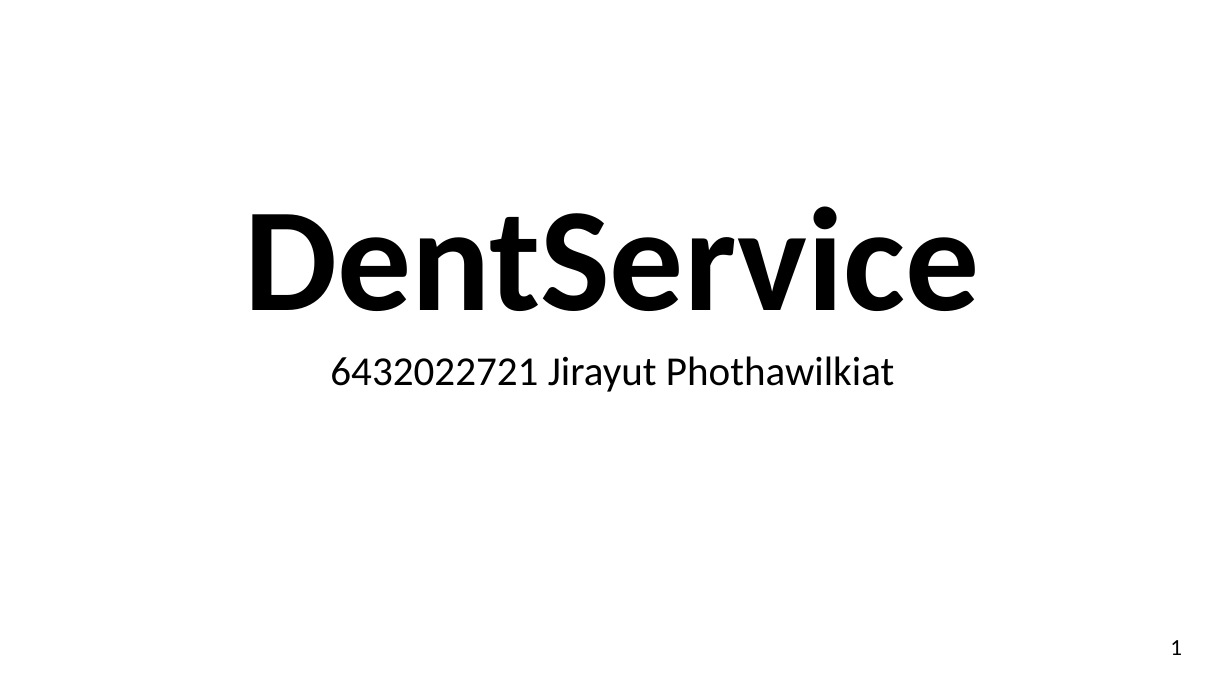
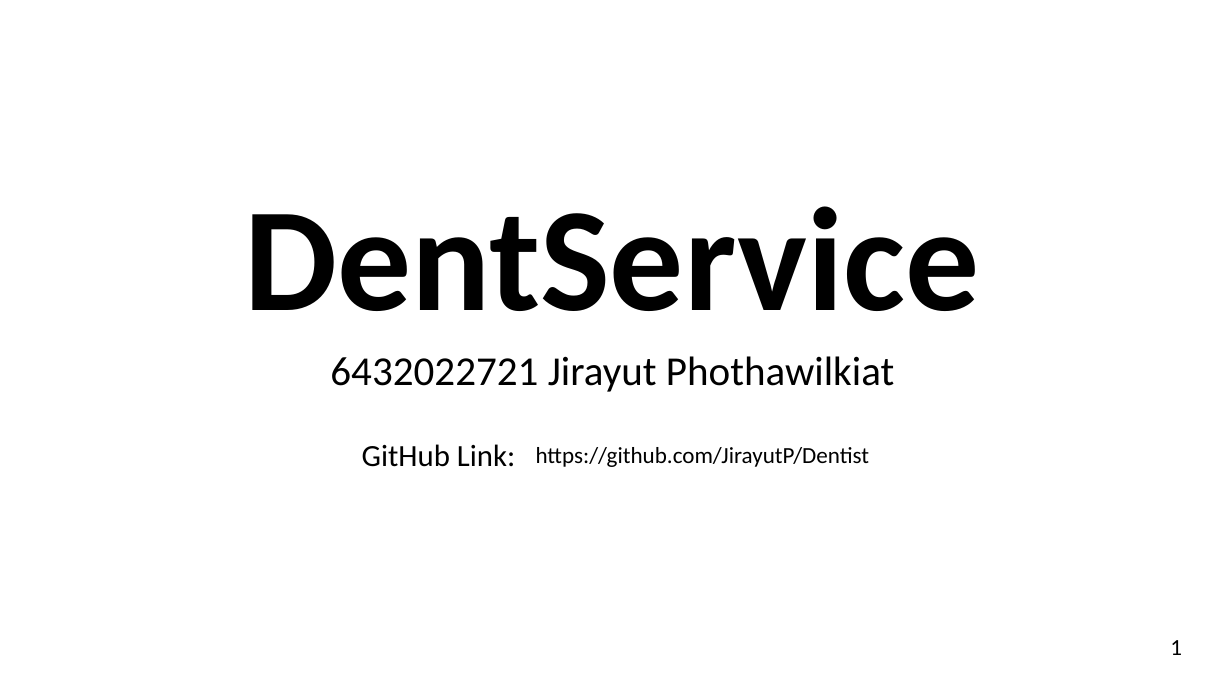
Before and after one commit to JirayutP/Dentist, a slide deck: slide 1 of งานนำเสนอ1.pptx. Drawn at 1232x693 pixels with LibreOffice and Linux fonts; fonts in the diff are those of the drawing. Boxes give left, top, right and bottom in pixels: in the first picture for what was removed or moved away, otherwise in the second. Text is boxed around its words. In the diff, an @@ line names an element or a change of style, - is before the commit and + after.

```diff
--- a/งานนำเสนอ1.pptx
+++ b/งานนำเสนอ1.pptx
@@ text added at <box>362,444,515,467</box>, 24 pt, text #000000 @@
+GitHub Link:
@@ text added at <box>536,447,870,467</box>, 18 pt, text #000000 @@
+https://github.com/JirayutP/Dentist
```
Also in this commit, not shown: 11 other slides changed, 8 slides added, 1 other file.
